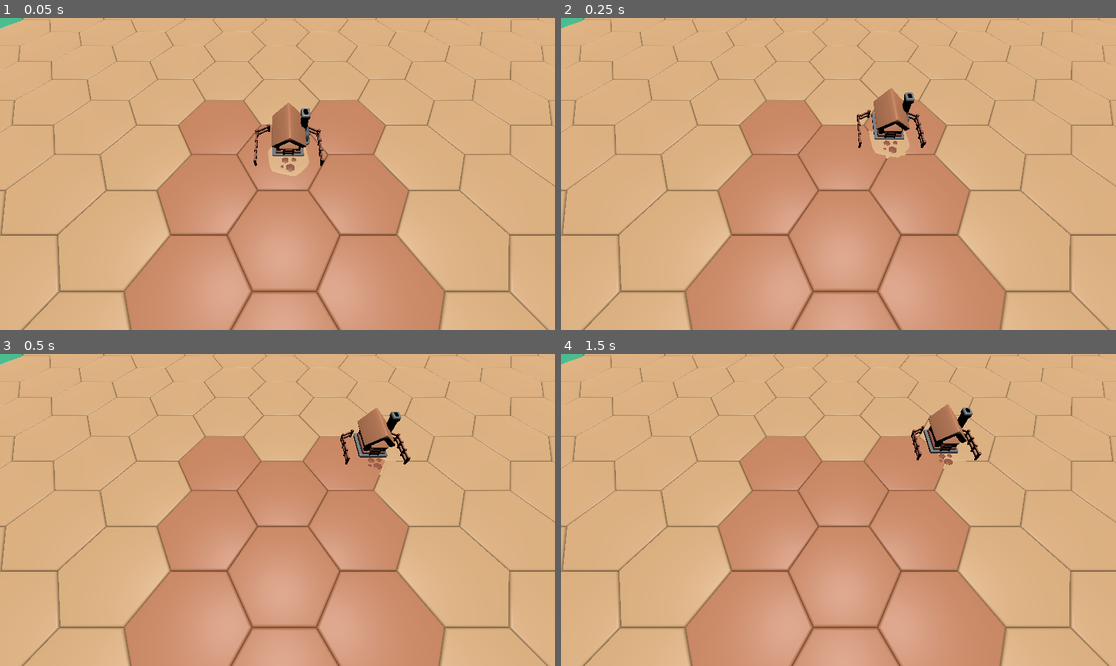
Above: before the commit, frames 1-4 (two rows, left to right).
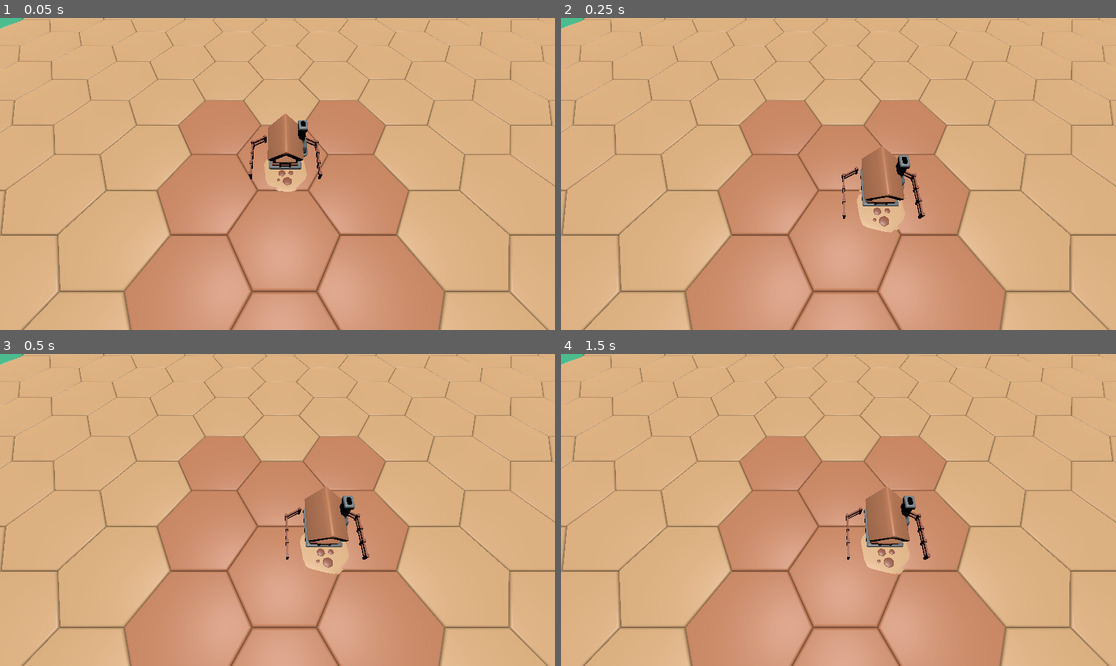
Above: after the commit, the same moments.

Repository: Abdulla-binissa/Crowdcrow
Game: Godot game, scene res://scenes/main.tscn
Same seed, same stepped clock (60 frames per second), same inputs: the game is played once before the commit and once after it. The project has no main scene, so this scene is started directly.
Inputs (mouse positions are in pixels of both pictures, inside the frame that each line leads up to):
- Up to frame 1 (0.05 s): no input
- Up to frame 2 (0.25 s): no input
- Up to frame 3 (0.5 s): no input
- Up to frame 4 (1.5 s): move the mouse to (960, 494) at 0.52 s; click (960, 494) at 0.67 s; tap Enter at 1.25 s; move the mouse to (727, 525) at 1.27 s; click (727, 525) at 1.42 s

The runs differ from the first frame. In frame 1, 1.7% of the frame differs, in the area x 44-59%, y 27-56%; in frame 2, 3.2%, in the area x 50-66%, y 22-69%; in frame 3, 3.1%; in frame 4, 3.1%.

Commit message:
Adjust hex cooridinates

Diff:
--- a/scripts/units/chicken.gd
+++ b/scripts/units/chicken.gd
@@ -11,12 +11,19 @@
 
 # Constants
 const TILE_WIDTH = 2.0
-const TILE_HEIGHT = 2.0
-const HEX_DIRECTIONS = [
+const TILE_HEIGHT = 1.732
+const HEX_DIRECTIONS_2 = [
 	Vector3(1, 1, 0), Vector3(1, 1, -1), Vector3(0, 1, -1),
 	Vector3(-1, 1, 0), Vector3(-1, 1, 1), Vector3(0, 1, 1)
 ]
-
+const HEX_DIRECTIONS_3 = [
+	Vector3(0.5, 1, 0.866), Vector3(-0.5, 1, 0.866), Vector3(-1, 1, 0),
+	Vector3(-0.5, 1, -0.866), Vector3(0.5, 1, -0.866), Vector3(1, 1, 0)
+]
+const HEX_DIRECTIONS = [
+	Vector3(0.866, 1, 0.5), Vector3(0.866, 1, -0.5), Vector3(0, 1, -1),
+	Vector3(-0.866, 1, -0.5), Vector3(-0.866, 1, 0.5), Vector3(0, 1, 1)
+]
 # Utility: Convert hex coordinate to 3D translation
 func hex_to_translation(hex: Vector3) -> Vector3:
 	var x = TILE_WIDTH * (hex.x + 0.5 * (int(hex.z) & 1))
@@ -39,12 +46,14 @@
 func turn_left():
 	direction = int((direction - 1) % 6)
 	if direction < 0:
-		direction += 6
+		direction = 5
 	print("Turned left. New direction: ", direction)
 
 # Turn right method
 func turn_right():
 	direction = int((direction + 1) % 6)
+	if direction >= 6:
+		direction = 0
 	print("Turned right. New direction: ", direction)
 
 
@@ -52,7 +61,7 @@
 func _ready():
 	current_hex_coordinate = translation_to_hex(global_transform.origin)
 	#acceleration = 0.001
-	direction = 1
+	direction = 5
 	velocity = 0.1
 	print("Initialized at Hex: ", current_hex_coordinate)
 
